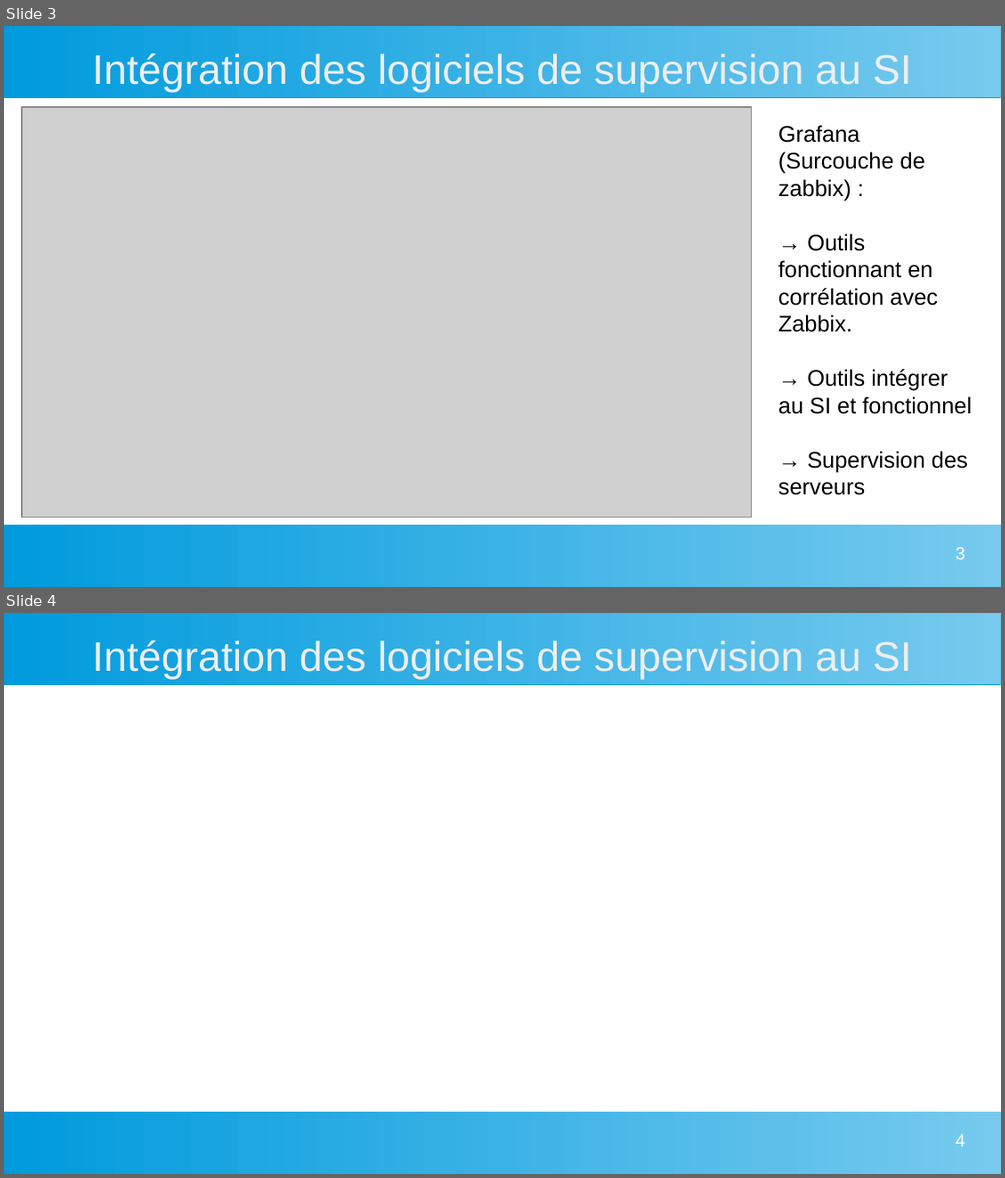
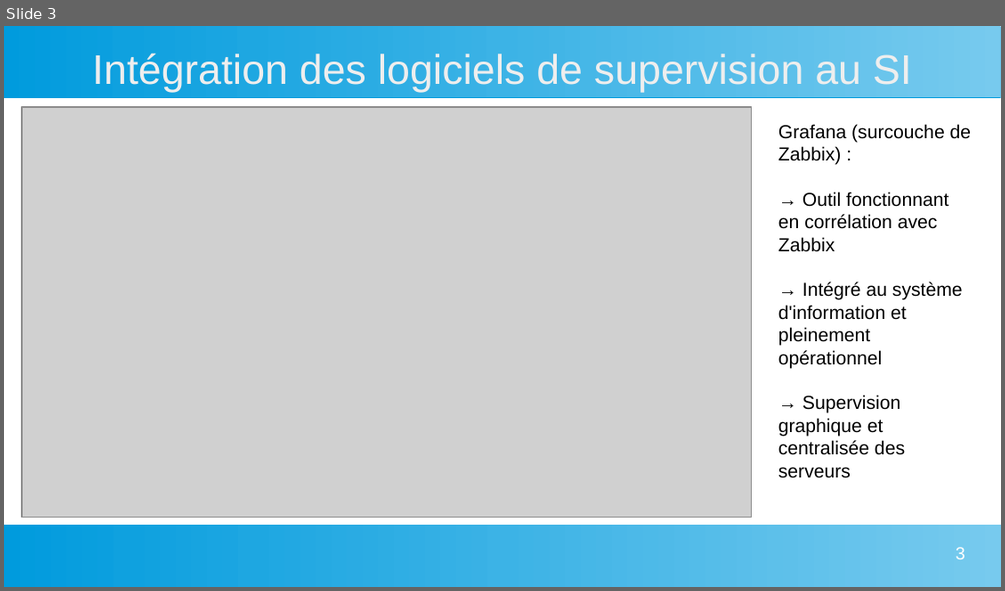
Before and after one commit to killex8569/Mon-Portfolio, a slide deck: data/Preuve 5.1 Mettre à disposition des utilisateurs un service informatique Supervision.odp. Shown one above the other, each under a label of ours: slides 3 and 4 before the commit, slide 3 after it. The pictures are 1005x1178 and 1005x591 pixels, drawn with LibreOffice and Linux fonts; fonts in the diff are those of the drawing; grey boxes stand for pictures. Boxes give left, top, right and bottom in pixels: in the first picture for what was removed or moved away, otherwise in the second. Text is boxed around its words. In the diff, an @@ line names an element or a change of style, - is before the commit and + after.

```diff
--- a/data/Preuve 5.1 Mettre à disposition des utilisateurs un service informatique Supervision.odp
+++ b/data/Preuve 5.1 Mettre à disposition des utilisateurs un service informatique Supervision.odp
@@ slide 4 removed at [4, 613, 1001, 1174], background #FFFFFF; not listed: 2 template elements that a slide beside it also shows @@
@@ title removed at [92, 640, 912, 679] @@
-Intégration des logiciels de supervision au SI
@@ page number removed at [955, 1134, 965, 1146] @@
-4
@@ slide 3 changed as well @@
@@ text at [778, 124, 971, 478]: text changed; size 18 to 15 pt @@
-Grafana (Surcouche de zabbix) :
-→ Outils fonctionnant en corrélation avec Zabbix.
-→ Outils intégrer au SI et fonctionnel
-→ Supervision des serveurs
+Grafana (surcouche de Zabbix) :
+→ Outil fonctionnant en corrélation avec Zabbix
+→ Intégré au système d'information et pleinement opérationnel
+→ Supervision graphique et centralisée des serveurs
```
Also in this commit, not shown: 2 other slides changed, 9 other files.
